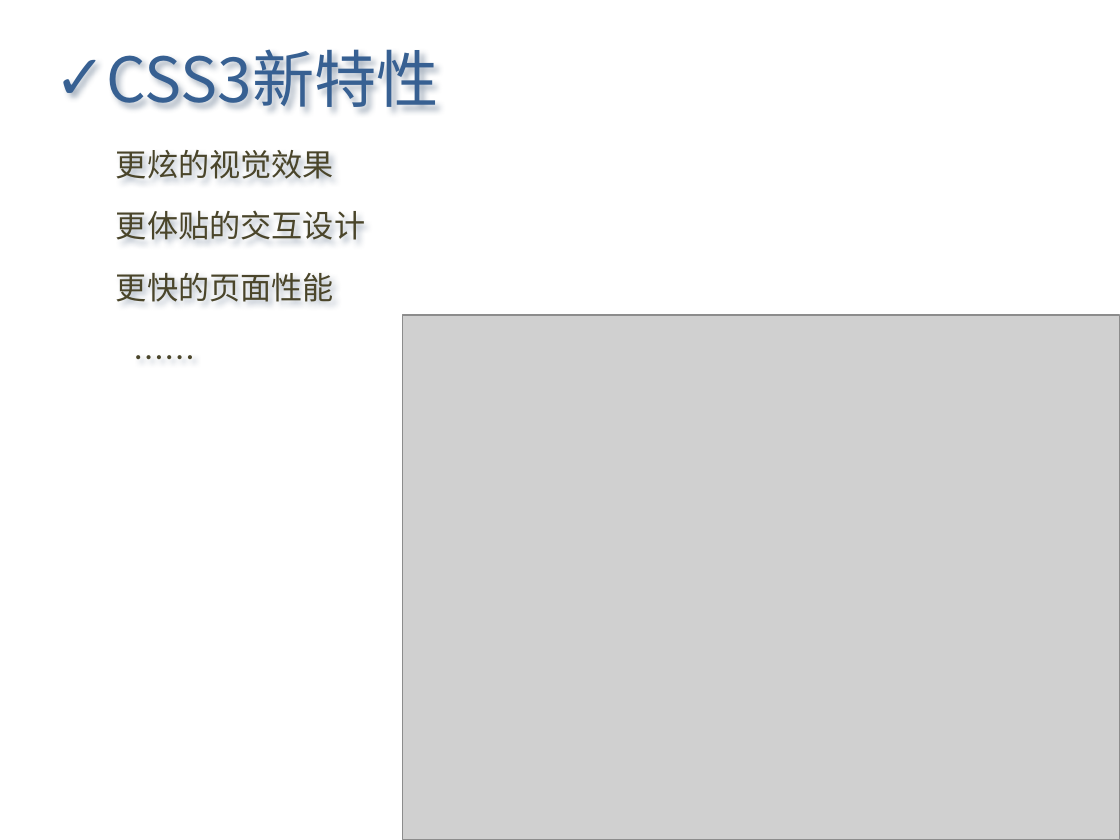
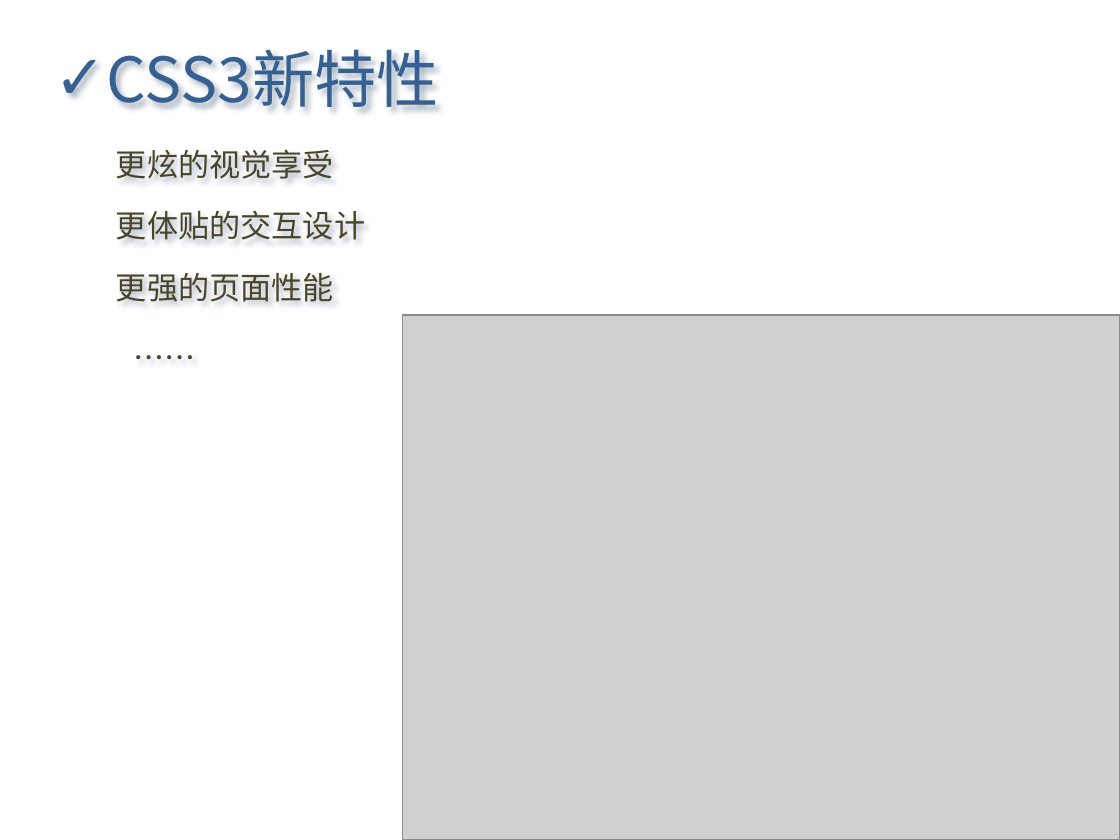
Before and after one commit to Letractively/feng33, a slide deck: slide 3 of ppt/css3知多少2011-06-23.pptx. Drawn at 1120x840 pixels with LibreOffice and Linux fonts; fonts in the diff are those of the drawing; grey boxes stand for pictures. Boxes give left, top, right and bottom in pixels: in the first picture for what was removed or moved away, otherwise in the second. Text is boxed around its words. In the diff, an @@ line names an element or a change of style, - is before the commit and + after.

Commit message:
ppt

```diff
--- a/ppt/css3知多少2011-06-23.pptx
+++ b/ppt/css3知多少2011-06-23.pptx
@@ text at <box>116,150,334,179</box>: text changed @@
-更炫的视觉效果
+更炫的视觉享受
@@ text at <box>116,273,334,302</box>: text changed @@
-更快的页面性能
+更强的页面性能
```
Also in this commit, not shown: 8 other slides changed, 1 slide added.
